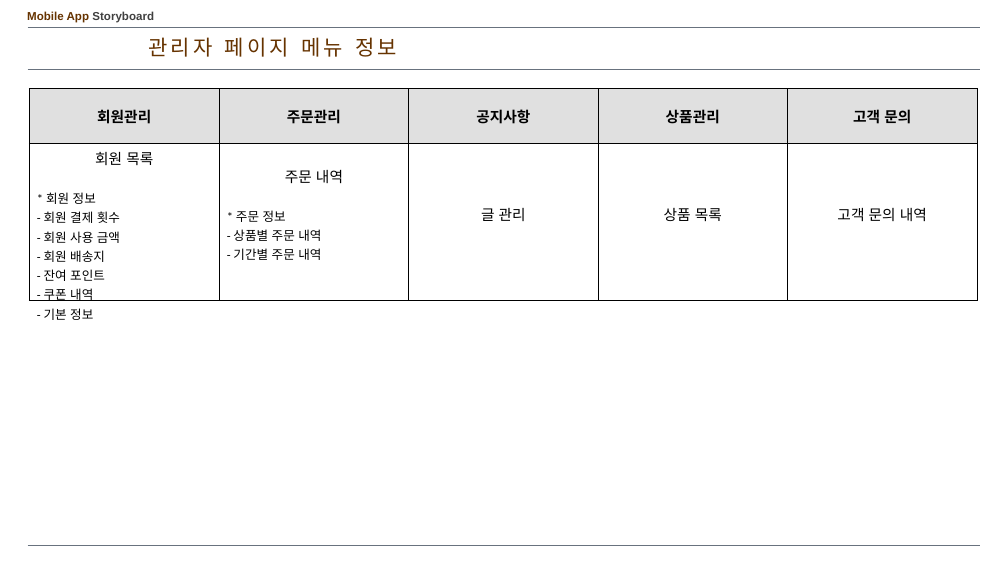
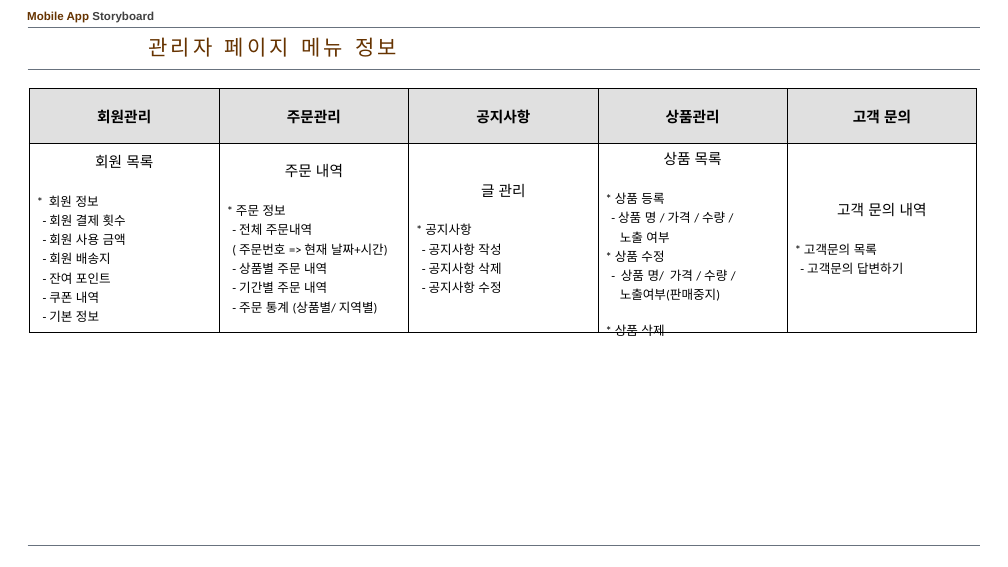
Before and after one commit to kangheechoul/document, a slide deck: slide 16 of 프레젠테이션 1.pptx. Drawn at 1008x567 pixels with LibreOffice and Linux fonts; fonts in the diff are those of the drawing. Boxes give left, top, right and bottom in pixels: in the first picture for what was removed or moved away, otherwise in the second. Text is boxed around its words. In the diff, an @@ line names an element or a change of style, - is before the commit and + after.

Commit message:
0530 관리자 서브메뉴 추가

```diff
--- a/프레젠테이션 1.pptx
+++ b/프레젠테이션 1.pptx
@@ table at [29,88,978,340] @@
-row 2: 회원 목록 / * 회원 정보 / - 회원 결제 횟수 / - 회원 사용 금액 / - 회원 배송지 / - 잔여 포인트 / - 쿠폰 내역 / - 기본 정보 | 주문 내역 / * 주문 정보 / - 상품별 주문 내역 / - 기간별 주문 내역 | 글 관리 | 상품 목록 | 고객 문의 내역
+row 2: 회원 목록 / * 회원 정보 / - 회원 결제 횟수 / - 회원 사용 금액 / - 회원 배송지 / - 잔여 포인트 / - 쿠폰 내역 / - 기본 정보 | 주문 내역 / * 주문 정보 / - 전체 주문내역 / ( 주문번호 => 현재 날짜+시간) / - 상품별 주문 내역 / - 기간별 주문 내역 / - 주문 통계 (상품별/ 지역별) | 글 관리 / * 공지사항 / - 공지사항 작성 / - 공지사항 삭제 / - 공지사항 수정 | 상품 목록 / * 상품 등록 / - 상품 명 / 가격 / 수량 / / 노출 여부 / * 상품 수정 / - 상품 명/ 가격 / 수량 / / 노출여부(판매중지) / * 상품 삭제 | 고객 문의 내역 / * 고객문의 목록 / - 고객문의 답변하기
@@ bold on in "회원관리", "주문관리", "공지사항", "상품관리" and 1 more places @@
```
Also in this commit, not shown: 1 other slide changed, 5 slides added.
